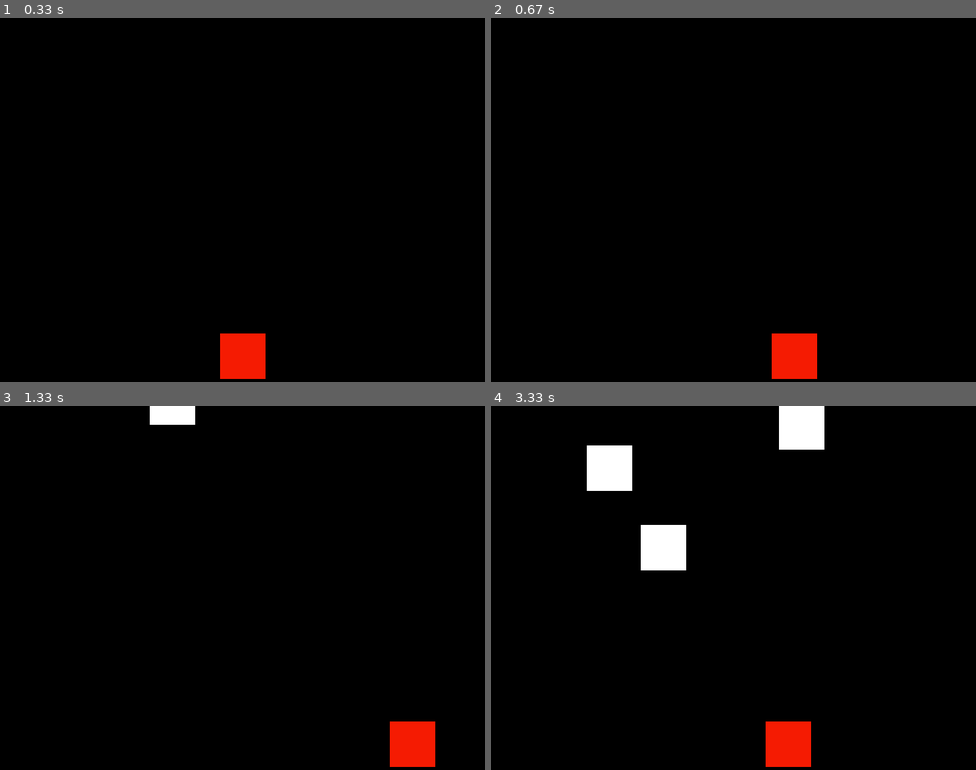
Above: before the commit, frames 1-4 (two rows, left to right).
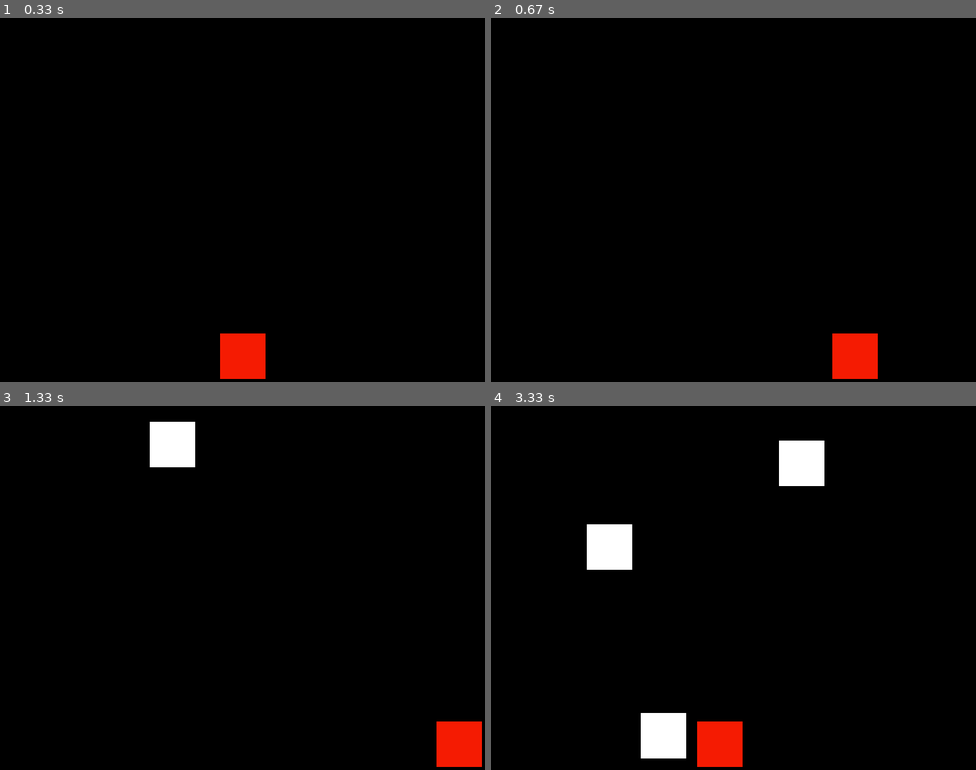
Above: after the commit, the same moments.

Repository: amsdc/retrogame
Game: pygame game, started from run_retrogame.py
Same seed, same stepped clock (60 frames per second), same inputs: the game is played once before the commit and once after it.
Inputs:
- Up to frame 1 (0.33 s): no input
- Up to frame 2 (0.67 s): hold Right from 0.33 s (still down)
- Up to frame 3 (1.33 s): release Right at 0.8 s; hold Right 0.83-1.3 s
- Up to frame 4 (3.33 s): hold Left 1.33-1.87 s; hold Left 1.9-2.3 s; hold Right 2.33-2.97 s; hold Left from 3 s (still down)

Frame 1 is identical in both runs. In frame 2, 2.3% of the frame differs, in the area x 57-80%, y 86-100%; in frame 3, 3.8%; in frame 4, 8.9%, in the area x 19-69%, y 0-100%.

Commit message:
Update __init__.py

Diff:
--- a/retrogame/__init__.py
+++ b/retrogame/__init__.py
@@ -23,6 +23,7 @@
 
         self.screen = pygame.display.set_mode((SCREEN_WIDTH, SCREEN_HEIGHT))
 
+
         # Create a custom event for adding a new enemy
         self.ADDENEMY = pygame.USEREVENT + 1
         pygame.time.set_timer(self.ADDENEMY, 750)
@@ -33,6 +34,8 @@
         self.enemies = pygame.sprite.Group()
         self.all_sprites = pygame.sprite.Group()
         self.all_sprites.add(self.player)
+
+        self.clock = pygame.time.Clock()
 
         self.mainloop()
 
@@ -85,7 +88,7 @@
                     self.player.kill()
                     self.running = False
                 else:
-                    hitlist = pygame.sprite.spritecollide(self.player, self.enemies,False)
+                    hitlist = pygame.sprite.spritecollide(self.player, self.enemies, False)
                     for element in hitlist:
                         if isinstance(element, sp.Stone):
                             element.kill()
@@ -93,6 +96,8 @@
 
 
             pygame.display.flip()
+
+            self.clock.tick(500)
 
         # surf, rect = self.create_surface()
 
